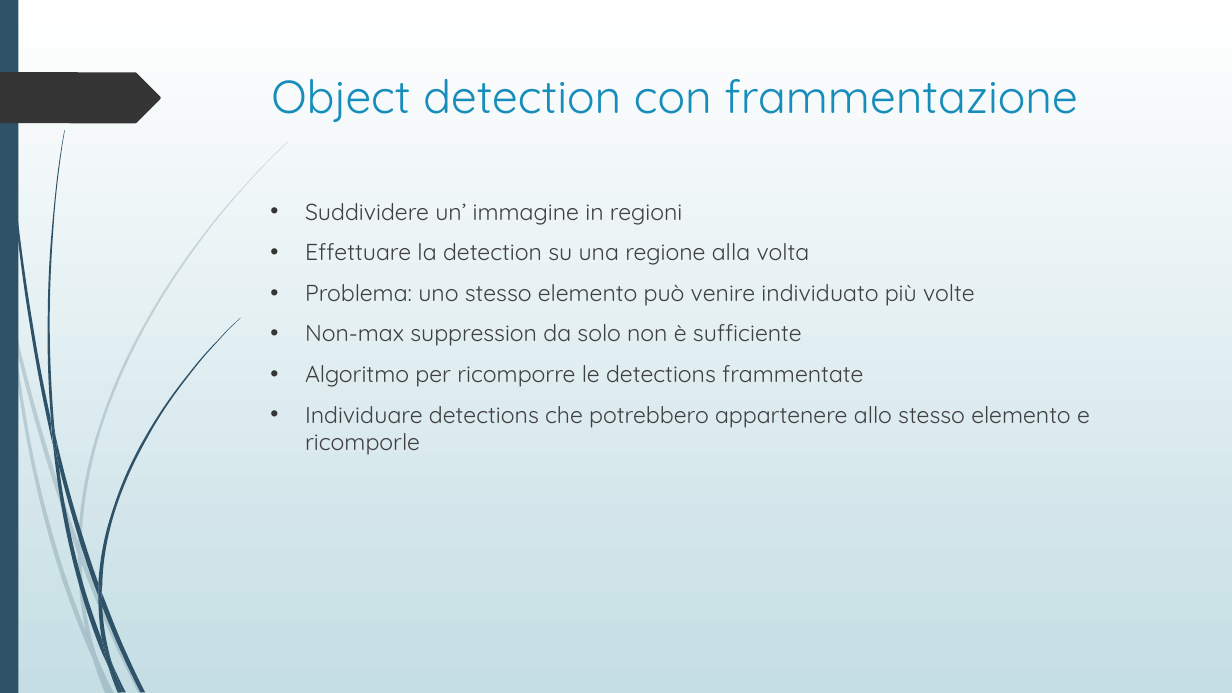
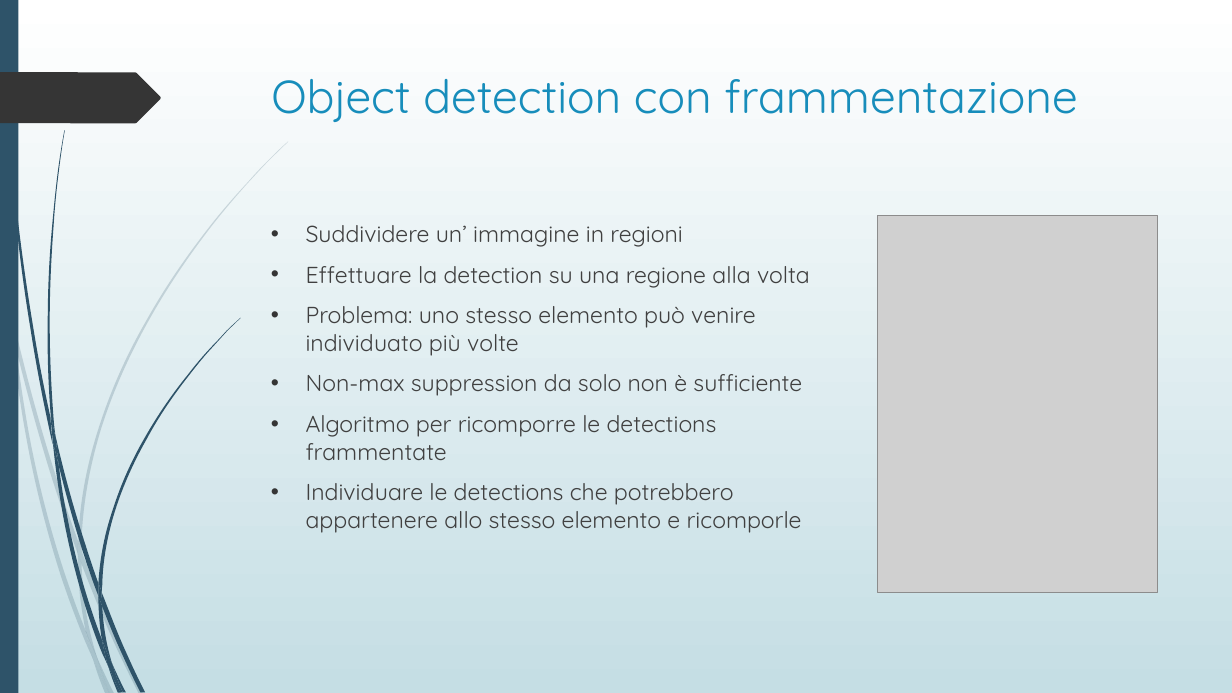
Before and after one commit to davide97l/Tesi-Laurea-Triennale, a slide deck: slide 6 of presentazione_tesi.pptx. Drawn at 1232x693 pixels with LibreOffice and Linux fonts; fonts in the diff are those of the drawing; grey boxes stand for pictures. Boxes give left, top, right and bottom in pixels: in the first picture for what was removed or moved away, otherwise in the second. Text is boxed around its words. In the diff, an @@ line names an element or a change of style, - is before the commit and + after.

```diff
--- a/presentazione_tesi.pptx
+++ b/presentazione_tesi.pptx
@@ text "Suddividere un’ immagine in regioni": place and size @@
-text "Suddividere un’ immagine in regioni" at <box>305,203,1090,455</box>
+text "Suddividere un’ immagine in regioni" at <box>306,225,810,533</box>
@@ picture added at <box>877,215,1158,593</box> @@
@@ text at <box>306,483,802,533</box>: text changed @@
-• Individuare detections che potrebbero appartenere allo stesso elemento e ricomporle
+• Individuare le detections che potrebbero appartenere allo stesso elemento e ricomporle
```
Also in this commit, not shown: 9 other slides changed, 3 other files.
